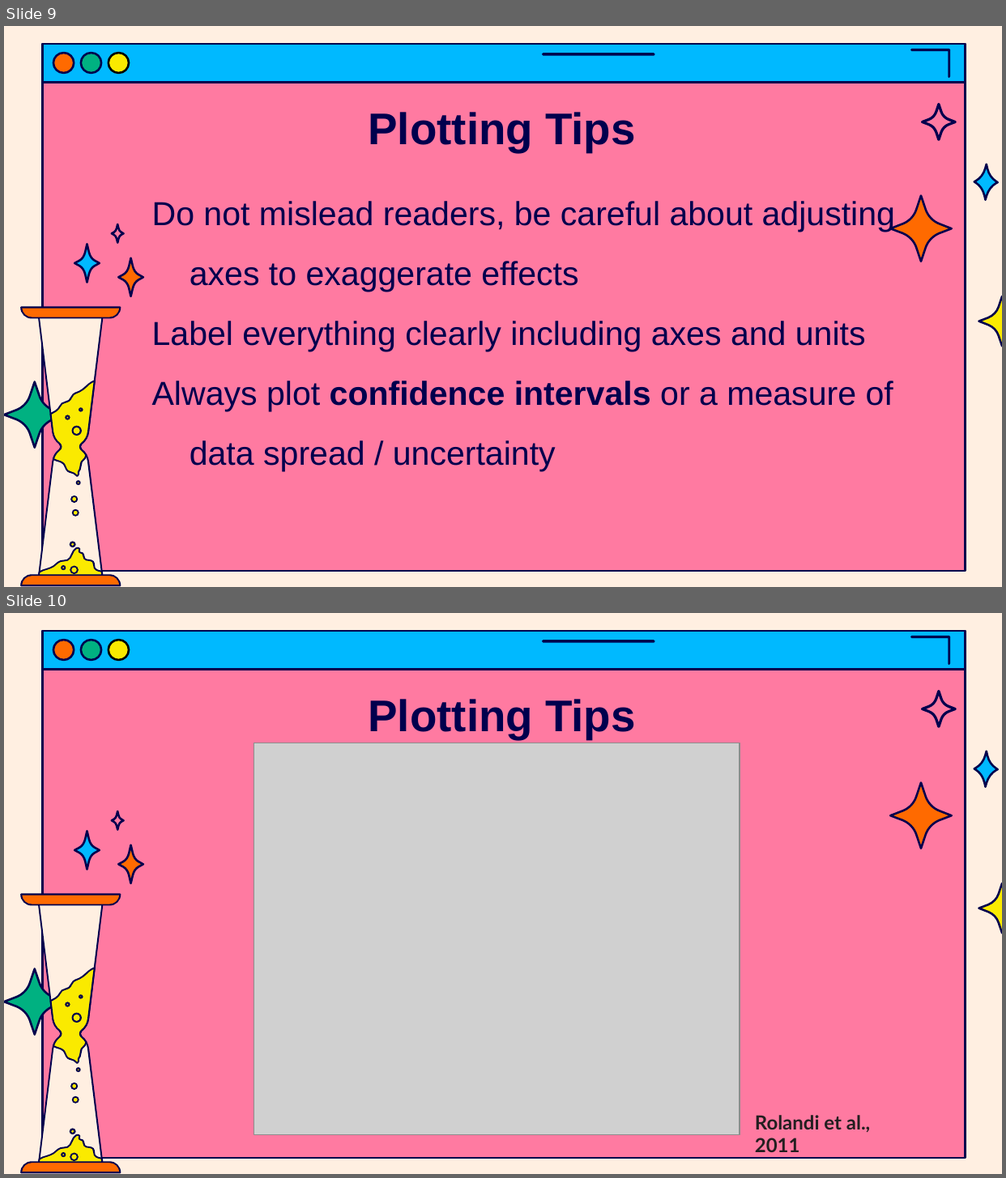
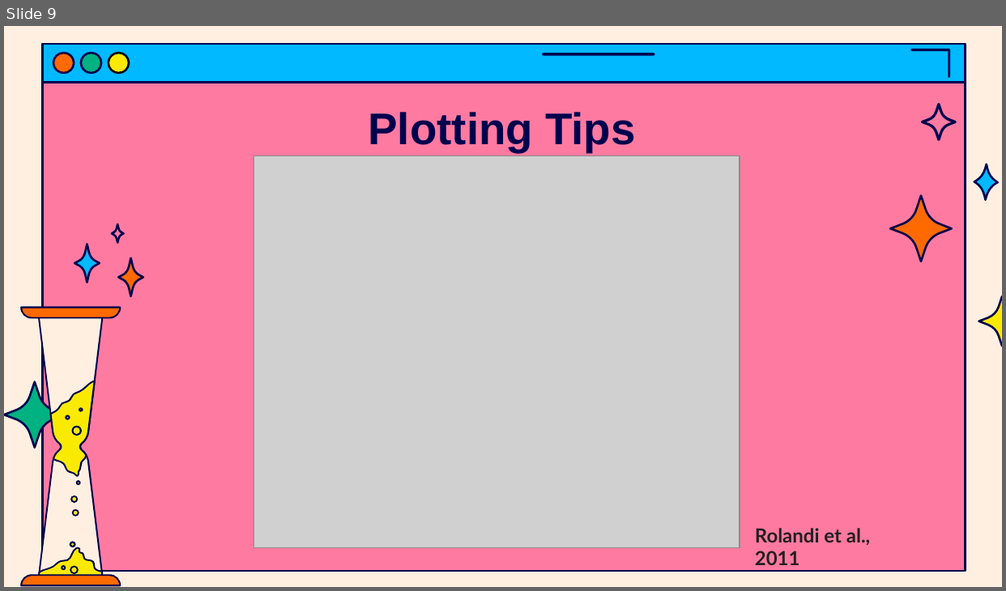
Before and after one commit to jasondsc/MATDRAB2MATFAB, a slide deck: slides/MATLAB_class_4.pptx. Shown one above the other, each under a label of ours: slides 9 and 10 before the commit, slide 9 after it. The pictures are 1006x1178 and 1006x591 pixels, drawn with LibreOffice and Linux fonts; fonts in the diff are those of the drawing; grey boxes stand for pictures. Boxes give left, top, right and bottom in pixels: in the first picture for what was removed or moved away, otherwise in the second. Text is boxed around its words. In the diff, an @@ line names an element or a change of style, - is before the commit and + after.

```diff
--- a/slides/MATLAB_class_4.pptx
+++ b/slides/MATLAB_class_4.pptx
@@ slide 9 removed at (x1=4, y1=26, x2=1002, y2=587), background #FFEFE1; not listed: 7 template elements that a slide beside it also shows @@
@@ title removed at (x1=368, y1=112, x2=636, y2=152) @@
-Plotting Tips
@@ freeform shape removed at (x1=921, y1=104, x2=955, y2=141) @@
@@ freeform shape removed at (x1=974, y1=165, x2=998, y2=201) @@
@@ freeform shape removed at (x1=890, y1=195, x2=951, y2=262) @@
@@ text removed at (x1=152, y1=201, x2=895, y2=472) @@
-Do not mislead readers, be careful about adjusting axes to exaggerate effects
-Label everything clearly including axes and units
-Always plot confidence intervals or a measure of data spread / uncertainty
@@ freeform shape removed at (x1=112, y1=224, x2=124, y2=242) @@
@@ freeform shape removed at (x1=74, y1=245, x2=100, y2=283) @@
@@ freeform shape removed at (x1=119, y1=258, x2=143, y2=297) @@
@@ group removed at (x1=20, y1=306, x2=121, y2=587): 27 freeform shapes @@
@@ freeform shape removed at (x1=979, y1=297, x2=1002, y2=346) @@
@@ freeform shape removed at (x1=4, y1=382, x2=65, y2=448) @@
@@ what was slide 10 is now slide 9 @@
```
Also in this commit, not shown: 7 slides changed, 2 other files.
